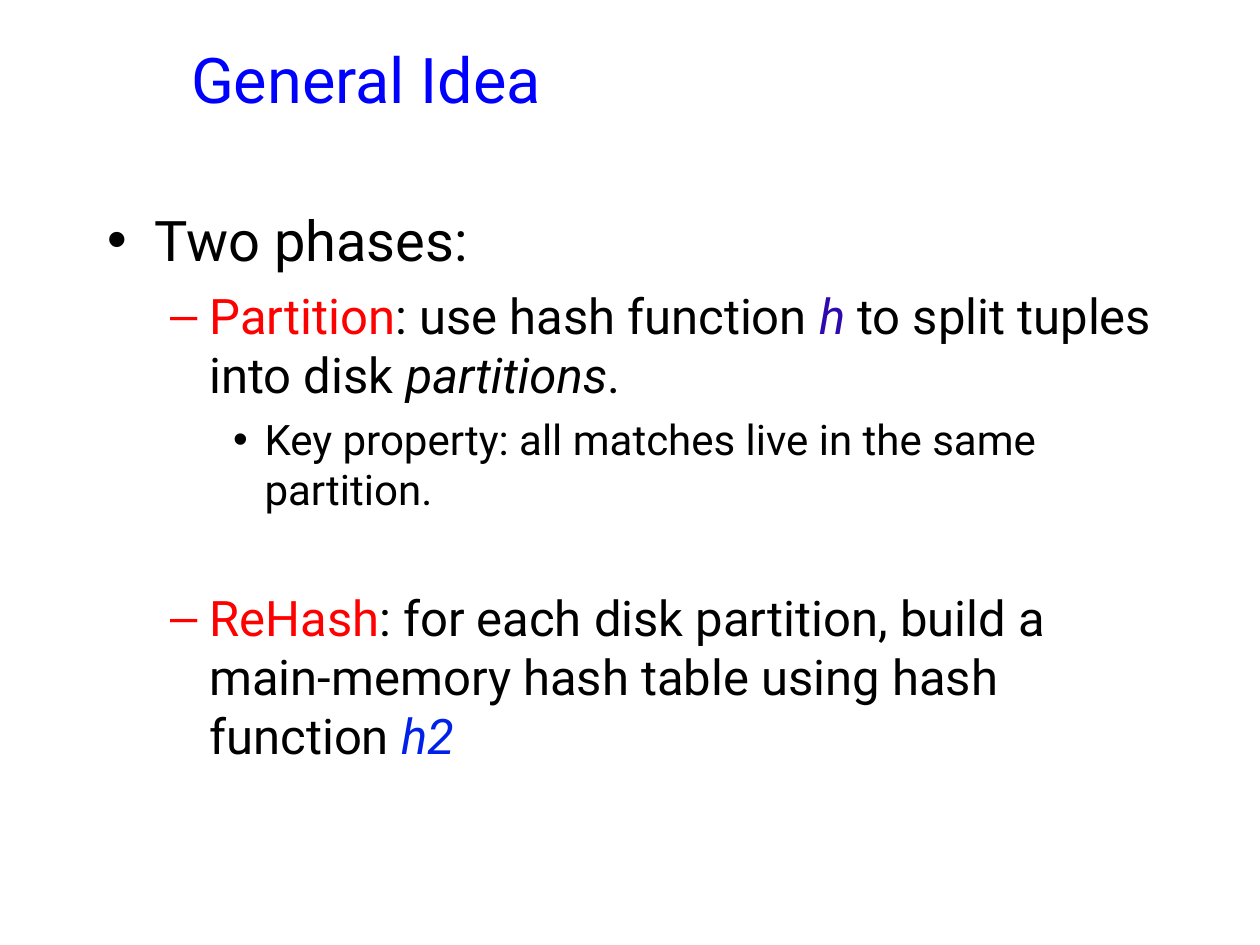
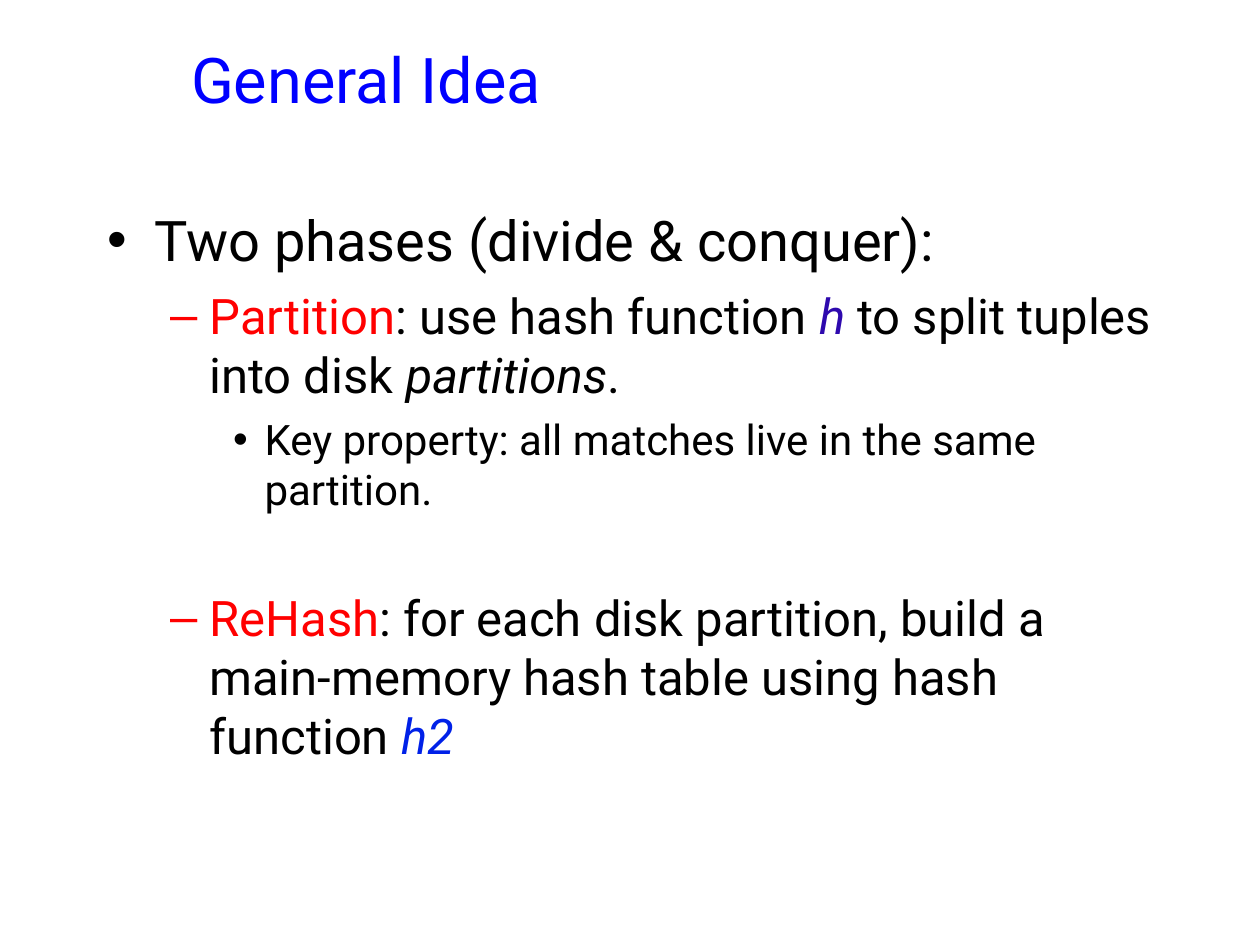
Before and after one commit to jhellerstein/cs186-09, a slide deck: slide 3 of lecs/10-QP2.ppt. Drawn at 1260x945 pixels with LibreOffice and Linux fonts; fonts in the diff are those of the drawing; background and template pictures are left out. Boxes give left, top, right and bottom in pixels: in the first picture for what was removed or moved away, otherwise in the second. Text is boxed around its words. In the diff, an @@ line names an element or a change of style, - is before the commit and + after.

```diff
--- a/lecs/10-QP2.ppt
+++ b/lecs/10-QP2.ppt
@@ text at [154,216,934,274]: text changed @@
-• Two phases:
+• Two phases (divide & conquer):
```
Also in this commit, not shown: 5 other slides changed, 1 other file.
